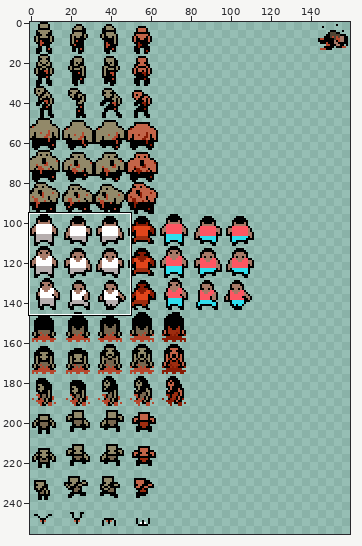
Pixel-art file: aseprite/characters.aseprite. Above, an overview of the earlier version with the close-up marked.
Close-up. The starting point:
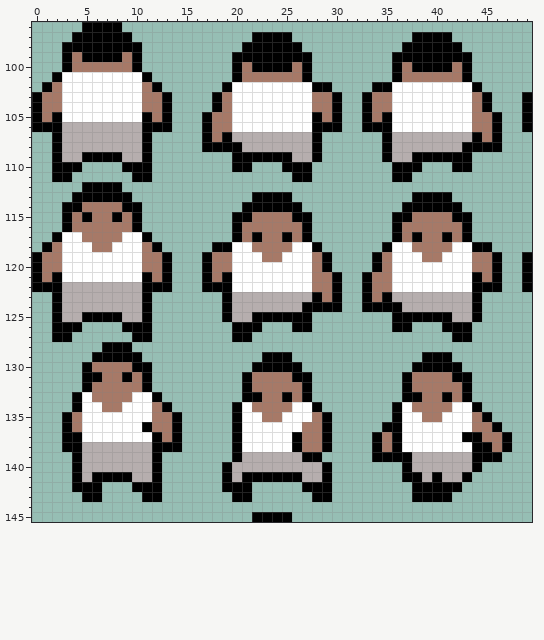
160x320 pixels, 1 frame. Shown: x 0..49, y 96..145. The wide view leaves out empty margins.
The same view after the edit:
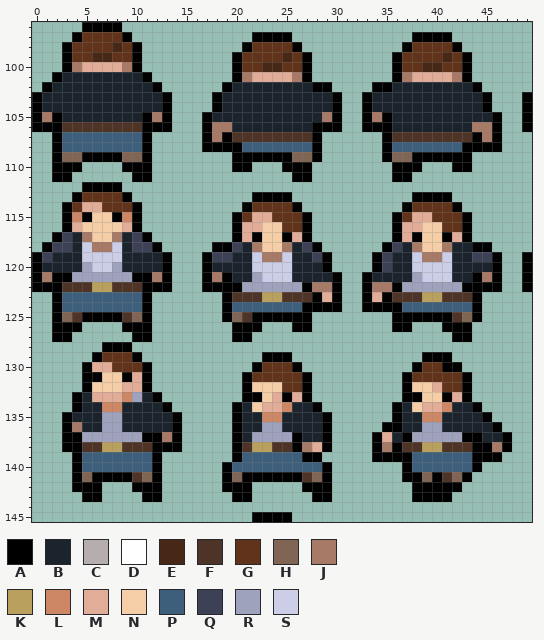
Palette (. is transparent): A #000000  B #1b242d  C #b6aeae  D #ffffff  E #472715  F #4e3327  G #60331a  H #806454  J #a77967  K #b9a05f  L #ce8764  M #e1ad98  N #f5cea7  P #3d5f7b  Q #3c4155  R #9fa2bd  S #cbcee6
What changed:
Changed rows in their new state; - is an unchanged pixel.
first column x 1:
 97 ----GGGG-------------------------------------
 98 ---GGGGEG------------GGGG------------GGGG----
 99 ---GGEEGG-----------GGGGEG----------GGGGEG---
100 ----MMMM------------GGEEGG----------GGEEGG---
101 --BBBBBBBB-----------MMMM------------MMMM----
102 -BBBBBBBBBB--------BBBBBBBB--------BBBBBBBB--
103 BBBBBBBBBBBB------BBBBBBBBBBB----BBBBBBBBBBB-
104 BBBBBBBBBBBB------BBBBBBBBBBB----BBBBBBBBBBB-
105 --BBBBBBBB-------BBBBBBBBBBB-------BBBBBBBBBB
106 --FFFFFFFF---------BBBBBBBB--------BBBBBBBB--
107 --PPPPPPPP---------FFFFFFFF--------FFFFFFFF--
108 --PPPPPPPP----------PPPPPPP--------PPPPPPP---
109 --HH----HH---------------HH--------HH--------
first column x 1:
113 ----GGGG-------------------------------------
114 ---GMMGGG------------GGGG------------GGGG----
115 ---L-NN-L-----------GMMGGG----------GMMGGG---
116 ---MNNNNM-----------MMNNGG----------MMNNGG---
117 --QB-NN-BQ----------M-NN-M----------M-NN-M---
118 -QQBS--SBQQ--------QB-NN-BQ--------QB-NN-BB--
119 QBBBSSSSBBBB-----QQBBS--SBBQ------QBBS--SBBQQ
120 BBBBRSSRBBBB-----BBBBSSSSBBB------QBBSSSSBBBB
121 --ARRRRRRA---------BBRSSSBBBB----BBBBRSSSBB--
122 --FFFKKFFF---------ARRRRRRA--------ARRRRRRA--
123 --PPPPPPPP---------FFFKKFFF-M----M-FFFKKFFF--
124 --PPPPPPPP---------PPPPPPP----------PPPPPPP--
125 --HF----FH---------HF--------------------FH--
first column x 4:
129 ---GGG-------------------------------------
130 --MMGGG------------GGG-------------GG------
131 ---NN-M-----------GGGGG-----------GGGGG----
132 --NNNMM-----------NNNGG-----------NNMGG----
133 -BMMMLRB-----------NM-M------------NN-M----
134 -BBLLBBBB--------BNMMLBB---------BNMMLBB---
135 BBBRRBBBBB-------BBLLBBBB--------BBLLBBBB--
136 -BBRRBBBBB-------BBRRBBBB--------BBRRBBBBB-
137 -RRRRRRA---------BRRRR-BB------MBARRRRR--BB
138 -FFKKFFF---------FKKFF--M--------FFKKFFF---
139 -PPPPPPP---------PPPPPP-----------PPPPPP---
140 -PPPPPPP--------PPPPPPPPP---------PPPPPP---
141 -H----FH--------H------FH----------H-FH----
Boxes around the changes in both close-ups, in picture pixels (x1, y1, x2, y2):
changed: (42, 32, 162, 322)
changed: (212, 42, 332, 162)
changed: (372, 42, 492, 162)
changed: (212, 202, 332, 322)
changed: (372, 202, 492, 322)
changed: (72, 352, 172, 482)
changed: (232, 362, 322, 482)
changed: (382, 362, 502, 482)
